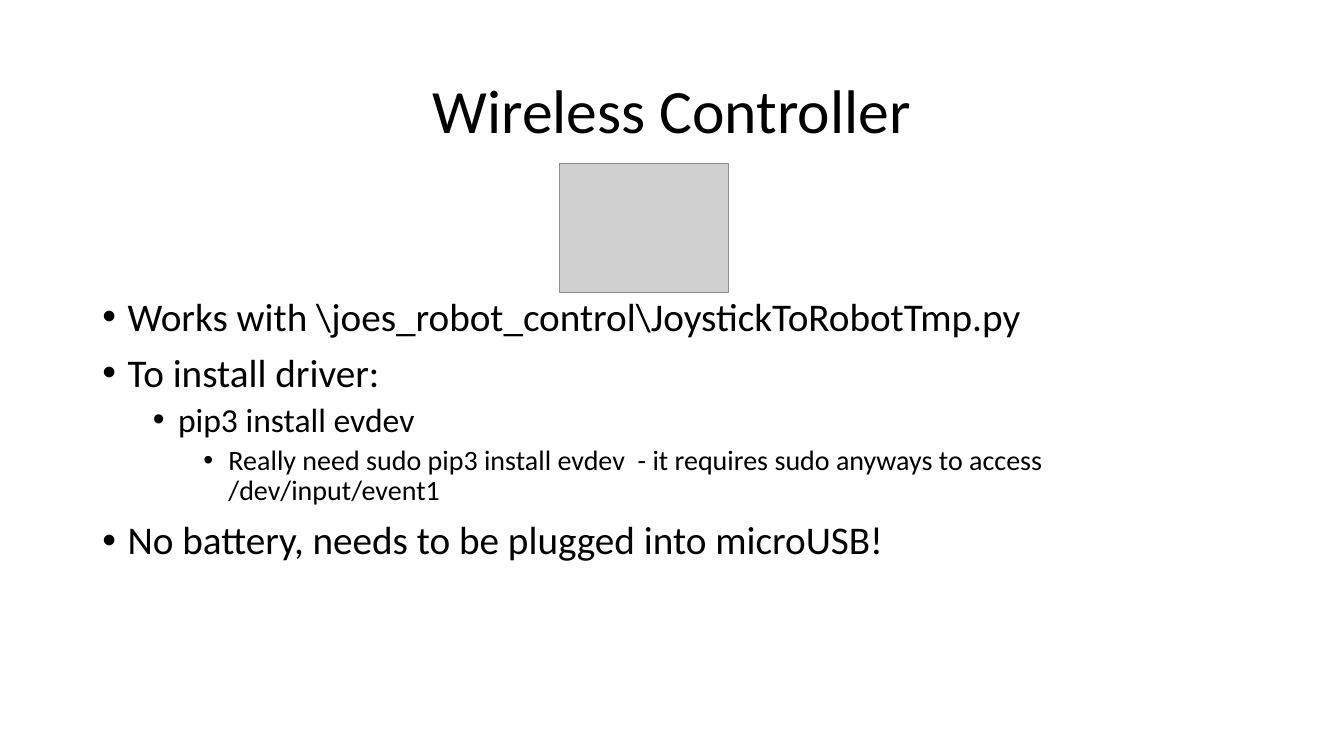
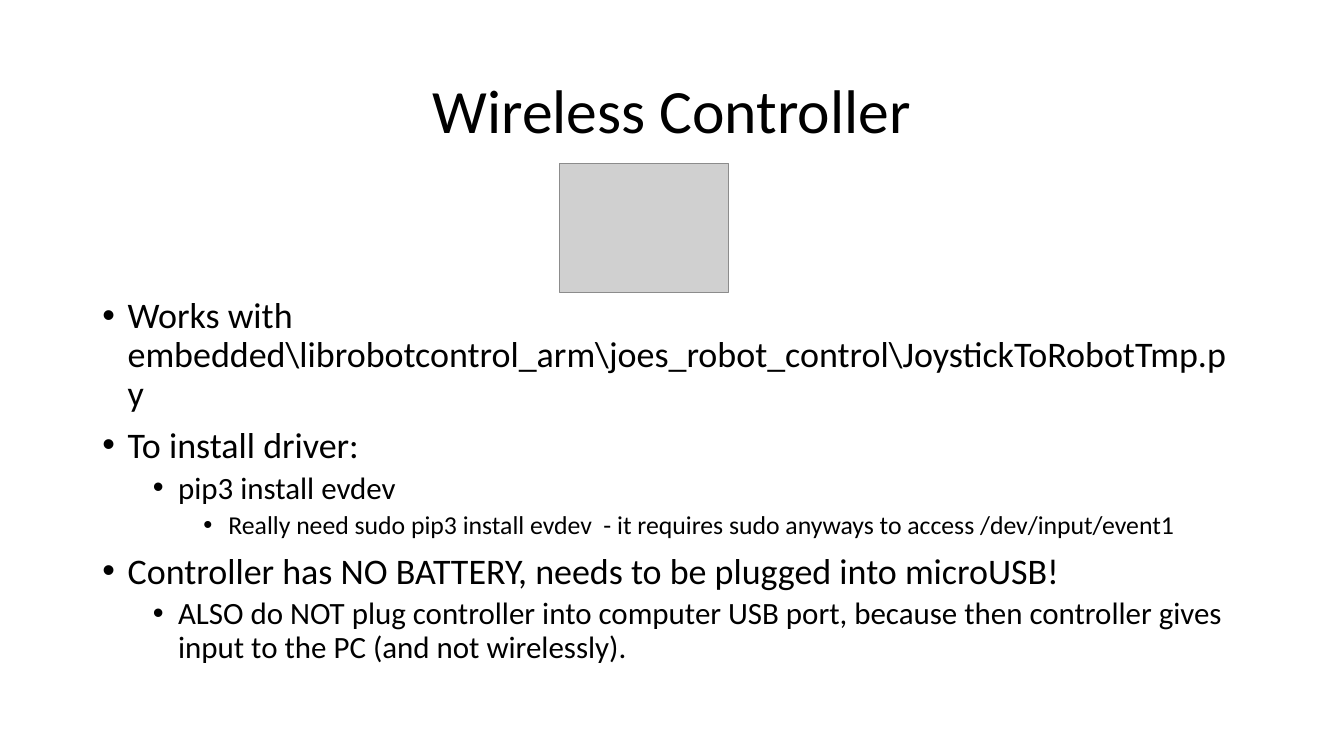
Before and after one commit to gigaprog/p_presentations, a slide deck: slide 13 of embedded/BeagleBone/BeagleBoneBlue.pptx (slide 10 before the commit). Drawn at 1344x756 pixels with LibreOffice and Linux fonts; fonts in the diff are those of the drawing; grey boxes stand for pictures. Boxes give left, top, right and bottom in pixels: in the first picture for what was removed or moved away, otherwise in the second. Text is boxed around its words. In the diff, an @@ line names an element or a change of style, - is before the commit and + after.

Commit message:
Moved all powerpoints to git from network drive

```diff
--- a/embedded/BeagleBone/BeagleBoneBlue.pptx
+++ b/embedded/BeagleBone/BeagleBoneBlue.pptx
@@ text at bbox=[128, 303, 1226, 373]: text changed; size 28 to 25.8 pt @@
-• Works with \joes_robot_control\JoystickToRobotTmp.py
+• Works with embedded\librobotcontrol_arm\joes_robot_control\JoystickToRobotTmp.py
@@ text at bbox=[128, 433, 1174, 538]: size 28 to 25.8 pt in "To install driver:"; size 24 to 22.1 pt in "pip3 install evdev"; size 20 to 18.4 pt in "Really need sudo pip3 install evdev - ..." @@
@@ text at bbox=[128, 559, 1222, 663]: text changed; size 28 to 22.1 pt @@
-• No battery, needs to be plugged into microUSB!
+• Controller has NO BATTERY, needs to be plugged into microUSB!
+  • ALSO do NOT plug controller into computer USB port, because then controller gives input to the PC (and not wirelessly).
```
Also in this commit, not shown: 3 other slides changed, 5 slides added, 3 other files.
